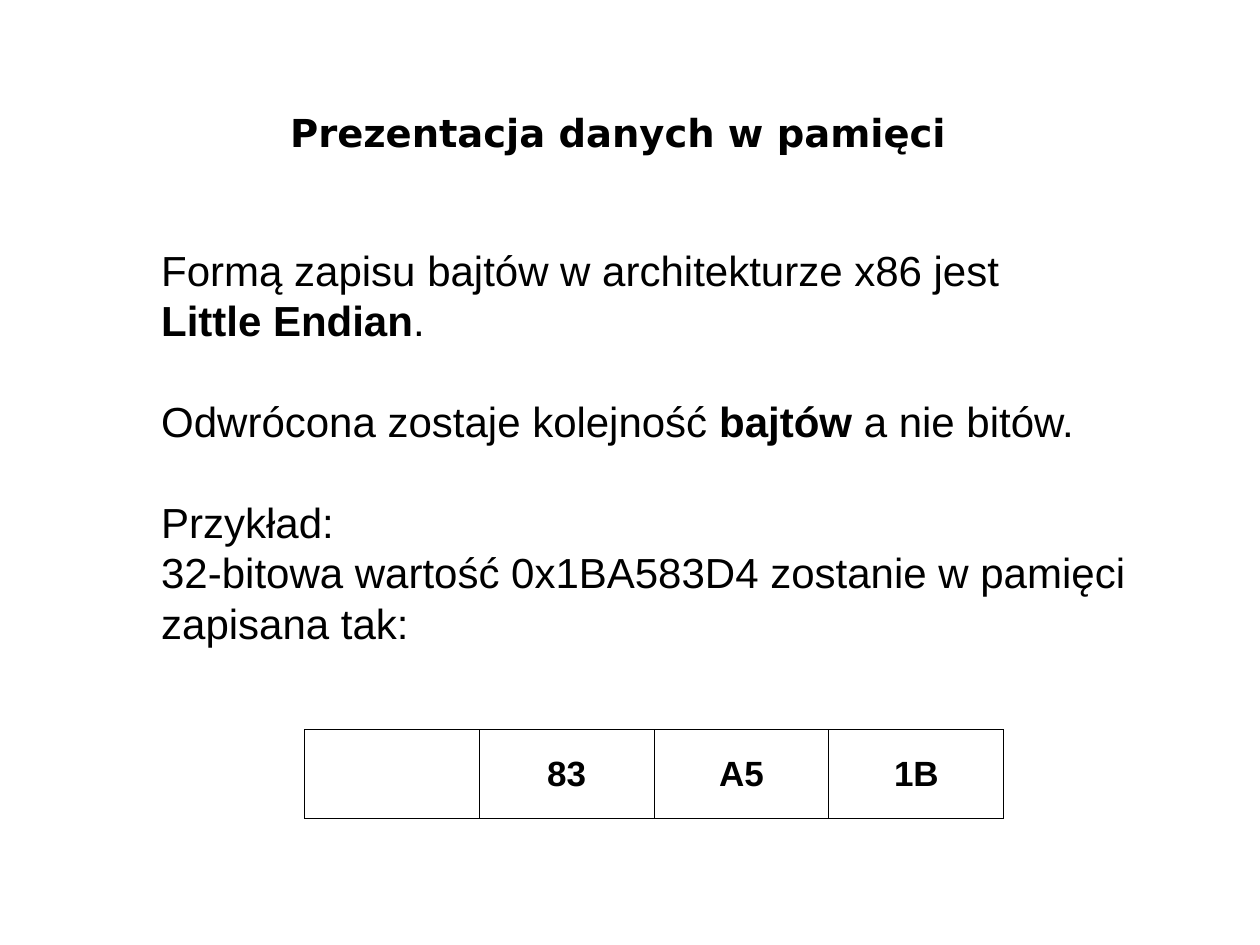
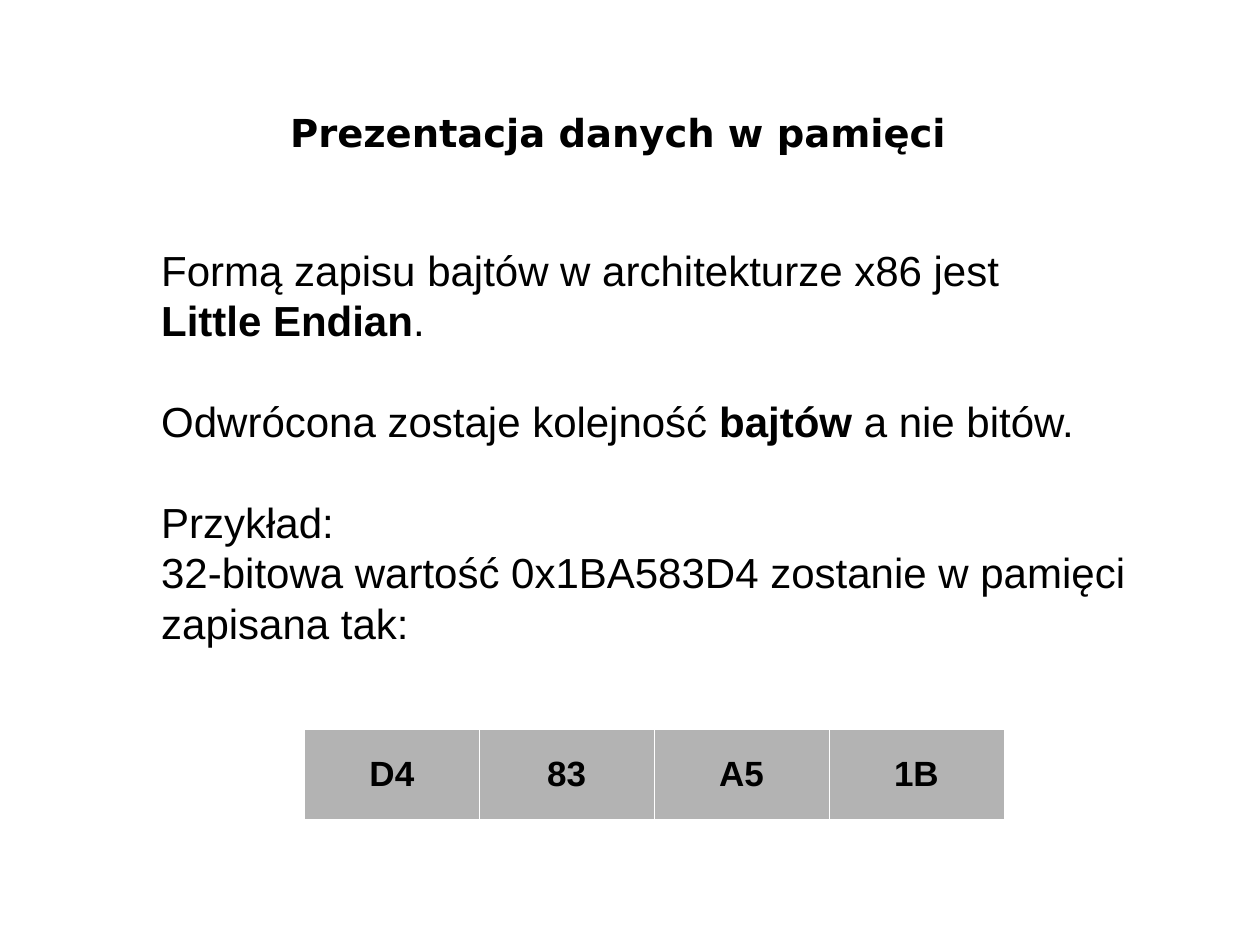
Before and after one commit to bercik/pn_prezentacja, a slide deck: slide 14 of śmieszki_i_inne_zwierzęta/prezentacja.odp. Drawn at 1260x945 pixels with LibreOffice and Linux fonts; fonts in the diff are those of the drawing; background and template pictures are left out. Boxes give left, top, right and bottom in pixels: in the first picture for what was removed or moved away, otherwise in the second. Text is boxed around its words. In the diff, an @@ line names an element or a change of style, - is before the commit and + after.

```diff
--- a/śmieszki_i_inne_zwierzęta/prezentacja.odp
+++ b/śmieszki_i_inne_zwierzęta/prezentacja.odp
@@ table at [305,730,1005,819] @@
@@ fill none to #B3B3B3 in row 1 @@
@@ text colour #FFFFFF to #000000 in "D4" @@
@@ borders changed @@
```
Also in this commit, not shown: 1 other slide changed, 2 slides added, 1 slide removed, 1 other file.
